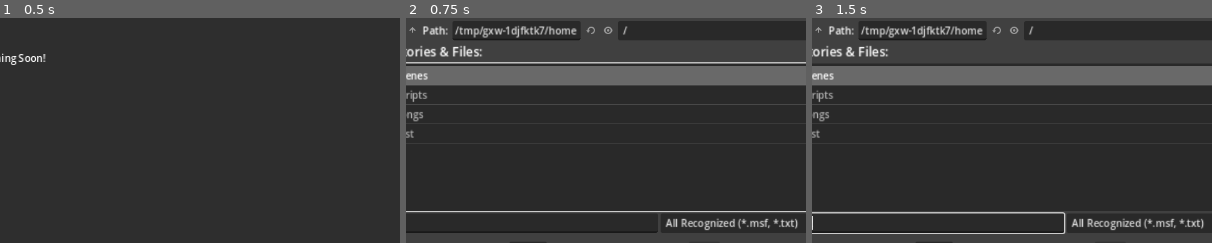
Above: before the commit, frames 1-3 (left to right).
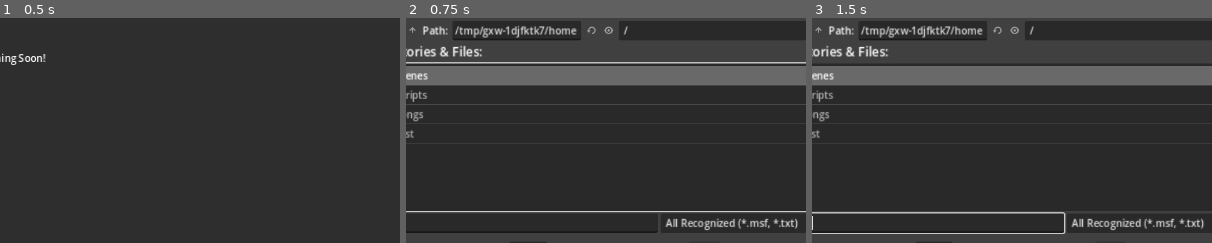
Above: after the commit, the same moments.

Repository: RedSatura/rhythm-game-3
Game: Godot game, scene res://scenes/title/title_screen.tscn
Two runs of this game, one before a commit and one after it. Both use one fixed random seed, a clock stepped at 60 frames per second and the inputs below.
Inputs (mouse positions are % of the whole screen's width and height, from its top left):
- Up to frame 1 (0.5 s): no input
- Up to frame 2 (0.75 s): click "Open File" at 0.5 s
- Up to frame 3 (1.5 s): click (39, 68) at 1.27 s; type "12" at 1.35 s
The pictures show only the part of the screen within x 24-74%, y 23-73%; the shares and areas given below are measured in that part.

Frame 1 is identical in both runs. In frame 2, less than 0.1% of the frame differs, in the area x 45-56%, y 3-8%; in frame 3, less than 0.1%.

Commit message:
change filedialog root subfolder

Diff:
--- a/scenes/title/title_screen.tscn
+++ b/scenes/title/title_screen.tscn
@@ -53,6 +53,7 @@
 ok_button_text = "Open"
 file_mode = 0
 access = 2
+root_subfolder = "/storage/emulated/0"
 filters = PackedStringArray("*.msf", "*.txt")
 script = ExtResource("1_b3hli")
 
